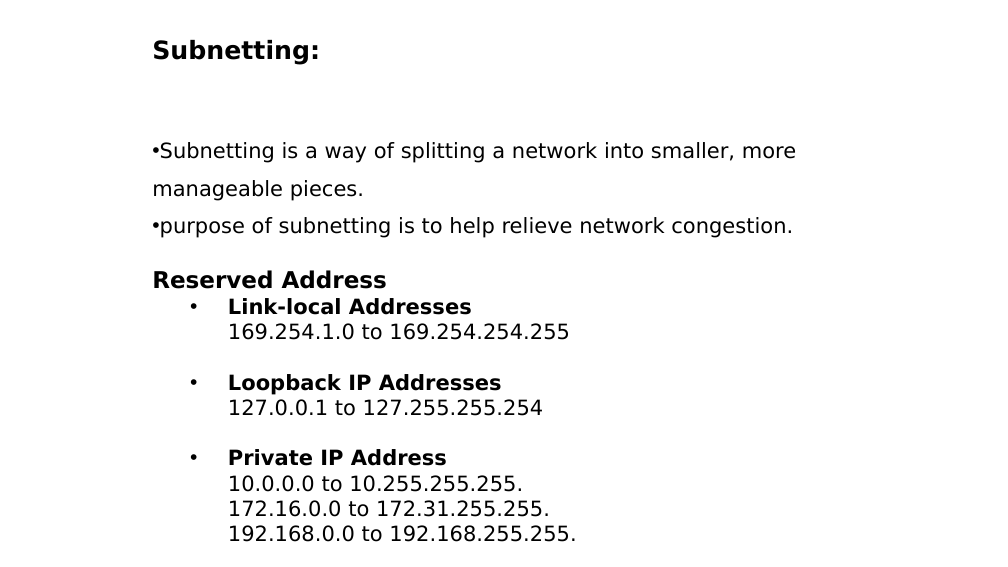
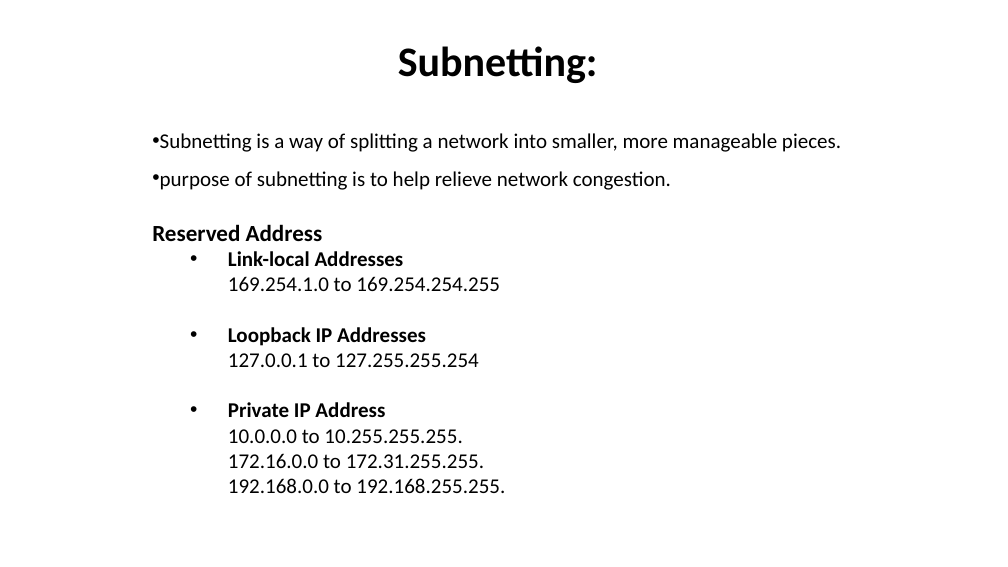
Before and after one commit to PriyalPotnis/m1, a slide deck: slide 9 of M1.pptx. Drawn at 1008x567 pixels with LibreOffice and Linux fonts; fonts in the diff are those of the drawing. Boxes give left, top, right and bottom in pixels: in the first picture for what was removed or moved away, otherwise in the second. Text is boxed around its words. In the diff, an @@ line names an element or a change of style, - is before the commit and + after.

```diff
--- a/M1.pptx
+++ b/M1.pptx
@@ text "Subnetting:" at [152,46,841,493]: size 24 to 40 pt in "Subnetting:"; font DejaVu Sans to Calibri; alignment left to centre @@
```
Also in this commit, not shown: 10 other slides changed, 1 slide removed, 1 other file.
